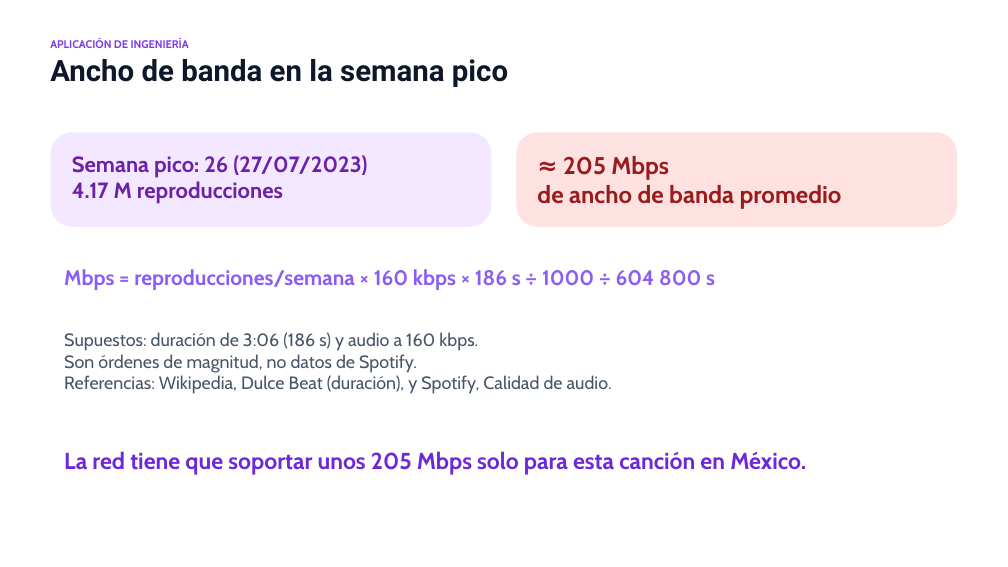
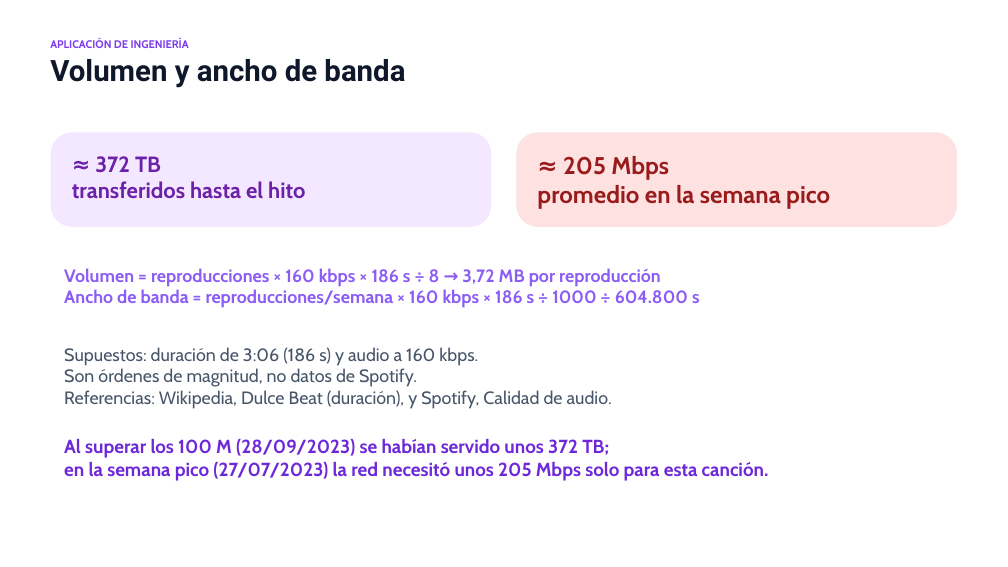
Before and after one commit to PedroGattiUCC/metodos-numericos-rosa-pastel, a slide deck: slide 9 of ENTREGABLES/Presentacion_Rosa_Pastel_Metodos_Numericos.pptx (slide 8 before the commit). Drawn at 1008x567 pixels with LibreOffice and Linux fonts; fonts in the diff are those of the drawing. Boxes give left, top, right and bottom in pixels: in the first picture for what was removed or moved away, otherwise in the second. Text is boxed around its words. In the diff, an @@ line names an element or a change of style, - is before the commit and + after.

```diff
--- a/ENTREGABLES/Presentacion_Rosa_Pastel_Metodos_Numericos.pptx
+++ b/ENTREGABLES/Presentacion_Rosa_Pastel_Metodos_Numericos.pptx
@@ text at bbox=[50, 59, 405, 88]: text changed @@
-Ancho de banda en la semana pico
+Volumen y ancho de banda
@@ text at bbox=[72, 156, 305, 199]: text changed @@
-Semana pico: 26 (27/07/2023)
-4.17 M reproducciones
+≈ 372 TB
+transferidos hasta el hito
@@ text at bbox=[537, 156, 830, 209]: text changed @@
-≈ 205 Mbps
-de ancho de banda promedio
+≈ 205 Mbps
+promedio en la semana pico
@@ text at bbox=[64, 268, 700, 308]: text changed; size 20 to 17 pt @@
-Mbps = reproducciones/semana × 160 kbps × 186 s ÷ 1000 ÷ 604 800 s
+Volumen = reproducciones × 160 kbps × 186 s ÷ 8 → 3,72 MB por reproducción
+Ancho de banda = reproducciones/semana × 160 kbps × 186 s ÷ 1000 ÷ 604.800 s
@@ text "Supuestos: duración de 3:06 (186 ...": place and size @@
-text "Supuestos: duración de 3:06 (186 ..." at bbox=[64, 332, 612, 394]
+text "Supuestos: duración de 3:06 (186 ..." at bbox=[64, 347, 612, 409]
@@ text at bbox=[64, 439, 769, 481]: text changed; size 22 to 18 pt @@
-La red tiene que soportar unos 205 Mbps solo para esta canción en México.
+Al superar los 100 M (28/09/2023) se habían servido unos 372 TB;
+en la semana pico (27/07/2023) la red necesitó unos 205 Mbps solo para esta canción.
```
Also in this commit, not shown: 6 other slides changed, 1 slide added, 2 other files.
